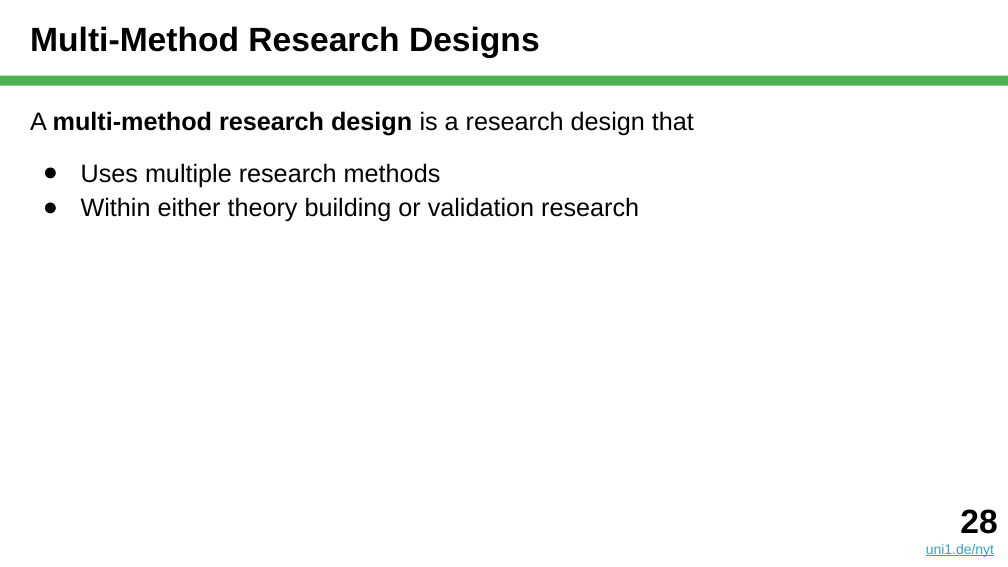
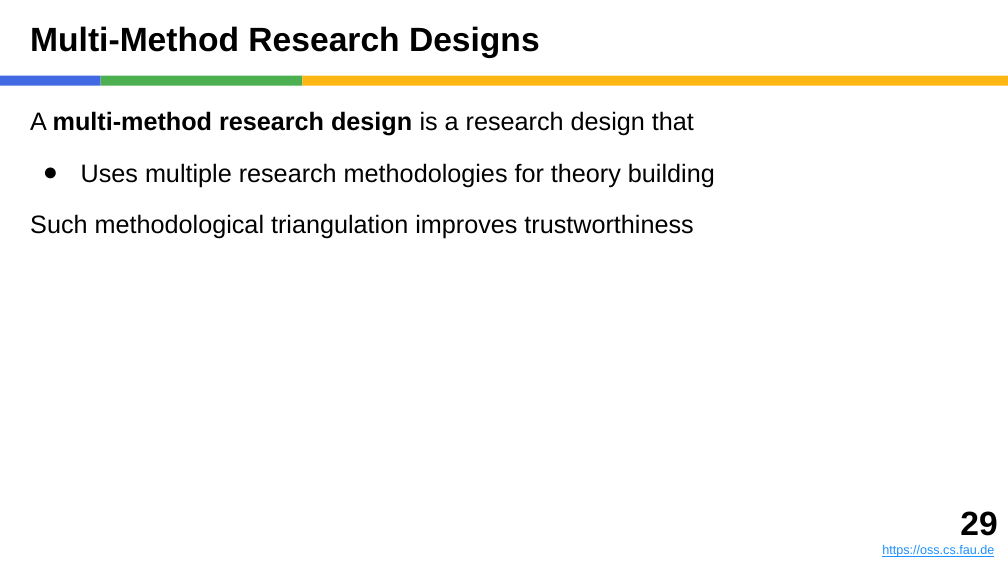
Before and after one commit to dirkriehle/nyt-course, a slide deck: slide 29 of Lecture slides/NYT C01 - Theory Building.pptx (slide 28 before the commit). Drawn at 1008x567 pixels with LibreOffice and Linux fonts; fonts in the diff are those of the drawing. Boxes give left, top, right and bottom in pixels: in the first picture for what was removed or moved away, otherwise in the second. Text is boxed around its words. In the diff, an @@ line names an element or a change of style, - is before the commit and + after.

Commit message:
Updates for C01 theory building

```diff
--- a/Lecture slides/NYT C01 - Theory Building.pptx
+++ b/Lecture slides/NYT C01 - Theory Building.pptx
@@ rectangle added at [0, 76, 101, 86], fill #4169E1 @@
@@ rectangle added at [101, 76, 302, 86], fill #4CAF50 @@
@@ rectangle: place and size @@
-rectangle at [0, 76, 1008, 86]
+rectangle at [302, 76, 1008, 86]
@@ rectangle at [302, 76, 1008, 86]: fill #4CAF50 to #FEB612 @@
@@ text at [30, 163, 715, 239]: text changed @@
-● Uses multiple research methods
-● Within either theory building or validation research
+● Uses multiple research methodologies for theory building
+Such methodological triangulation improves trustworthiness
@@ text removed at [926, 509, 997, 557] @@
-28
-uni1.de/nyt
@@ text added at [882, 511, 997, 557], 9 pt, text #1E90FF, underline @@
+29
+https://oss.cs.fau.de
```
Also in this commit, not shown: 41 other slides changed, 1 slide added, 1 slide removed, 3 other files.
